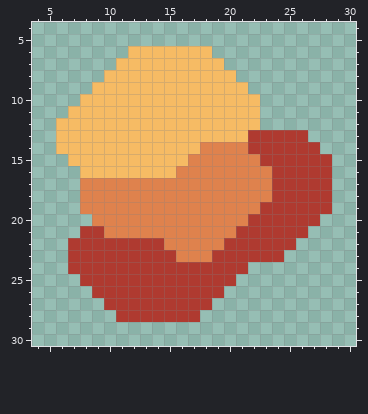
Pixel-art sprite -- core/assets-raw/sprites/items/item-dormant-cyst.png. This is how it looked before the edit.
The file is 32x32 pixels. Shown: x 4..30, y 4..30.
And afterwards:
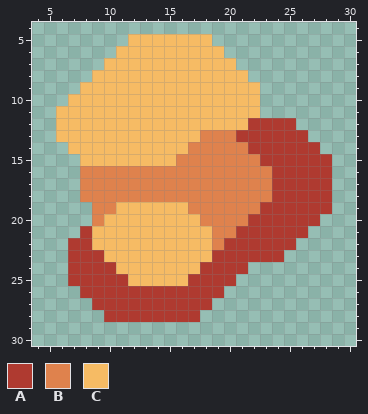
Palette (. is transparent): A #af3a30  B #df824d  C #f6bb64
Changes in this commit:
y 5: x 12..18 ....... -> CCCCCCC
y 6: x 11 . -> C; x 19 . -> C
y 7: x 10 . -> C; x 20 . -> C
y 8: x 9 . -> C; x 21 . -> C
y 9: x 8 . -> C; x 22 . -> C
y 10: x 7 . -> C
y 11: x 6 . -> C
y 12: x 22..25 C... -> AAAA
y 13: x 18..21 CCCC -> BBBA
y 14: x 6 C -> .; x 17 C -> B
y 15: x 7 C -> .; x 16 C -> B
y 16: x 8..15 CCCCCCCC -> BBBBBBBB
y 19: x 8 B -> .; x 11..16 BBBBBB -> CCCCCC
y 20: x 10..17 BBBBBBBB -> CCCCCCCC
y 21: x 9..18 ABBBBBBBBB -> CCCCCCCCCC
y 22: x 9..18 AAAAAABBBB -> CCCCCCCCCC
y 23: x 10..18 AAAAAABBB -> CCCCCCCCC
y 24: x 11..17 AAAAAAA -> CCCCCCC
y 25: x 7 . -> A; x 12..16 AAAAA -> CCCCC
y 26: x 8 . -> A
y 27: x 9 . -> A
y 28: x 10 . -> A
Where, in picture pixels (left, top, right, bottom), the same in both pictures:
changed: (56, 34, 296, 322)
